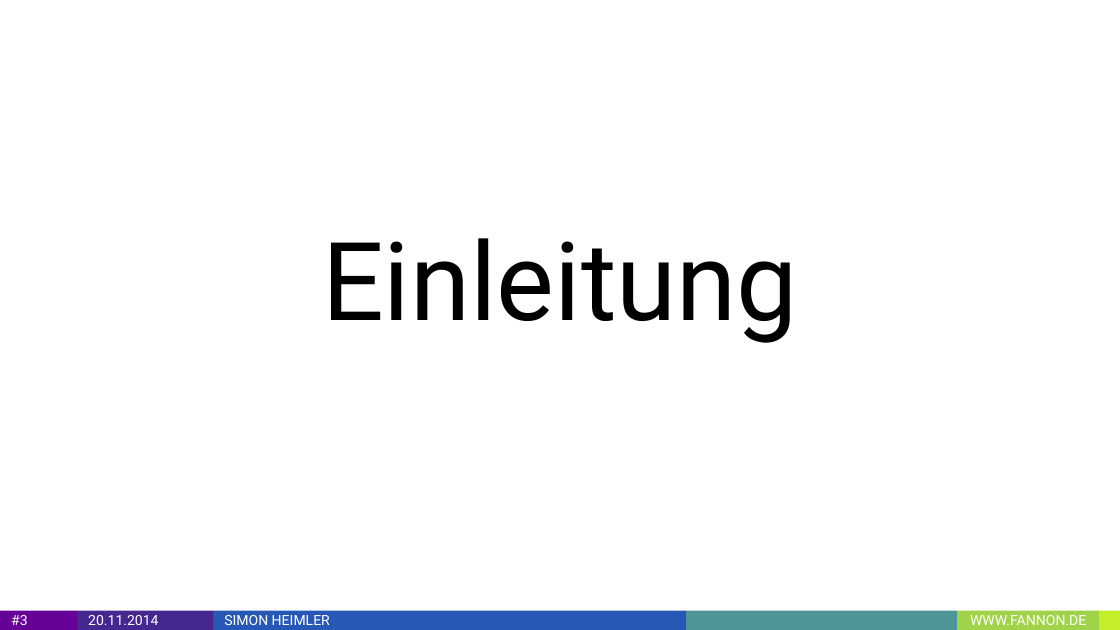
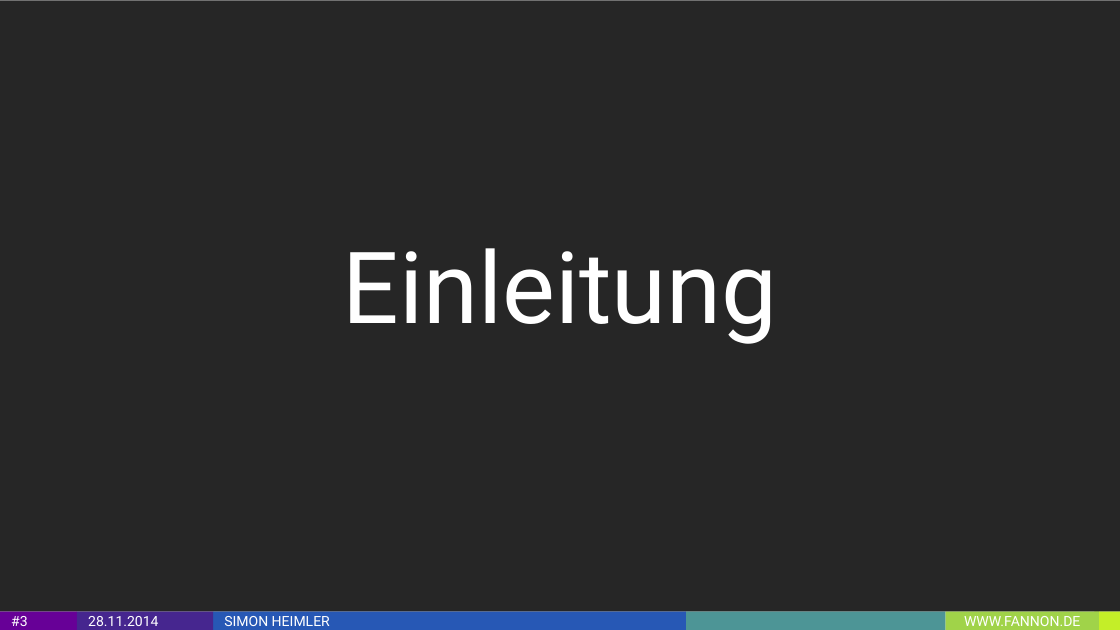
Before and after one commit to Fannon/SemanticWebParadigmen, a slide deck: slide 3 of Semantic Web Paradigmen PPT.pptx. Drawn at 1120x630 pixels with LibreOffice and Linux fonts; fonts in the diff are those of the drawing. Boxes give left, top, right and bottom in pixels: in the first picture for what was removed or moved away, otherwise in the second. Text is boxed around its words. In the diff, an @@ line names an element or a change of style, - is before the commit and + after.

```diff
--- a/Semantic Web Paradigmen PPT.pptx
+++ b/Semantic Web Paradigmen PPT.pptx
@@ rectangle added at [0,0,1120,612], fill #262626 @@
@@ title "Einleitung": place and size @@
-title "Einleitung" at [322,238,798,343]
+title "Einleitung" at [342,248,777,344]
@@ title "Einleitung" at [342,248,777,344]: size 70 to 64 pt, text colour #000000 to #FFFFFF @@
@@ text in rectangle at [88,616,158,626]: text changed @@
-20.11.2014
+28.11.2014
@@ rectangle: place and size @@
-rectangle at [685,610,956,629]
+rectangle at [685,612,945,630]
@@ rectangle "WWW.FANNON.DE": place and size @@
-rectangle "WWW.FANNON.DE" at [958,610,1099,629]
+rectangle "WWW.FANNON.DE" at [945,612,1099,630]
```
Also in this commit, not shown: 8 other slides changed, 21 slides added, 4 slides removed, 2 other files.
